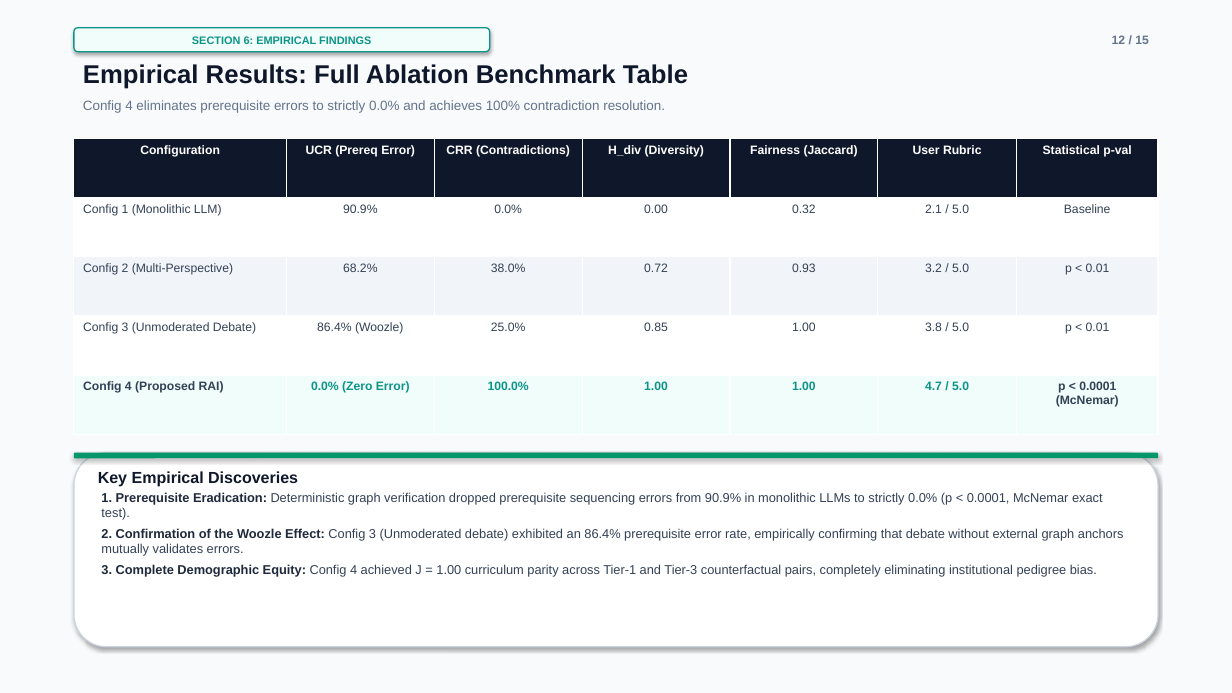
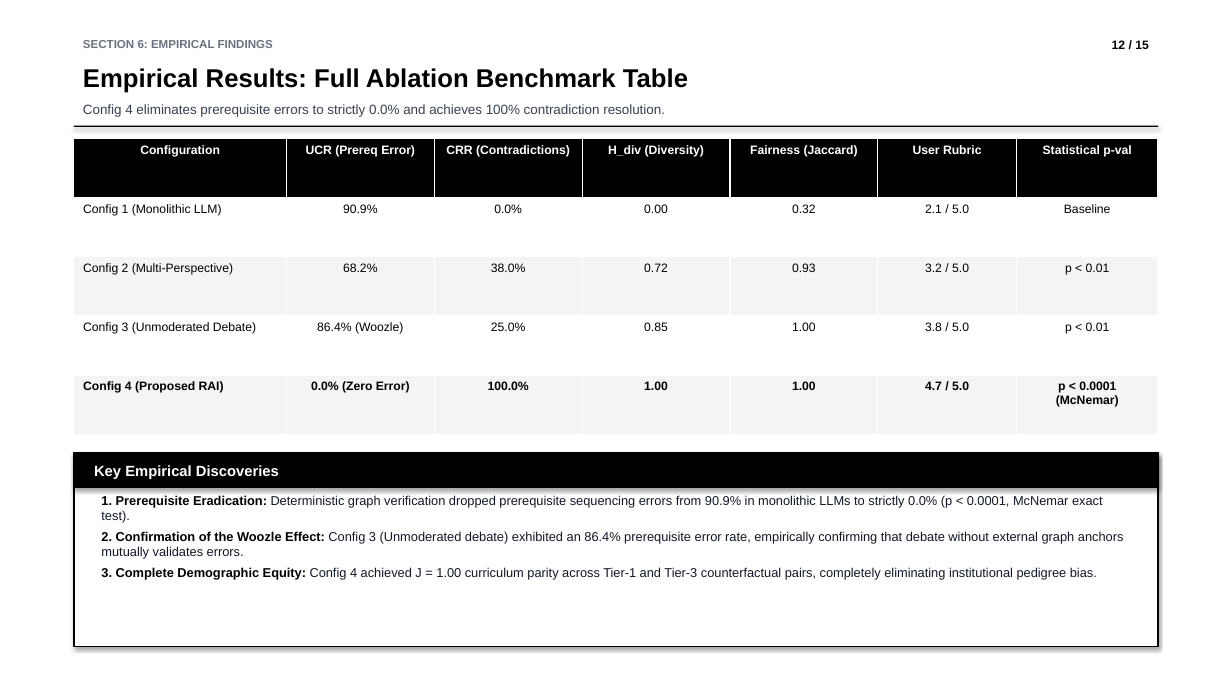
Before and after one commit to parth2024-tech/rai-project, a slide deck: slide 12 of docs/FINAL_PRESENTATION_15_SLIDES.pptx. Drawn at 1232x693 pixels with LibreOffice and Linux fonts; fonts in the diff are those of the drawing. Boxes give left, top, right and bottom in pixels: in the first picture for what was removed or moved away, otherwise in the second. Text is boxed around its words. In the diff, an @@ line names an element or a change of style, - is before the commit and + after.

```diff
--- a/docs/FINAL_PRESENTATION_15_SLIDES.pptx
+++ b/docs/FINAL_PRESENTATION_15_SLIDES.pptx
@@ rectangle at [0,0,1232,693]: fill #F8FAFC to #FFFFFF @@
@@ text "SECTION 6: EMPIRICAL FINDINGS": place and size @@
-text "SECTION 6: EMPIRICAL FINDINGS" at [74,28,490,52]
+text "SECTION 6: EMPIRICAL FINDINGS" at [83,40,273,48]
@@ text "SECTION 6: EMPIRICAL FINDINGS" at [83,40,273,48]: size 8.5 to 9 pt, text colour #0D9488 to #6B7280; alignment centre to left; vertical alignment middle to top; fill #F0FDFA to none; outline #0D9488 1 pt to none; shadow off @@
@@ text "Empirical Results: Full Ablation Benchmark ..." at [83,68,688,93]: text colour #0F172A to #000000 @@
@@ text "12 / 15" at [1112,40,1149,49]: text colour #64748B to #000000 @@
@@ text "Config 4 eliminates prerequisite errors ..." at [83,104,665,117]: text colour #64748B to #374151 @@
@@ table at [74,139,1158,434] @@
@@ fill #0F172A to #000000 in row 1 @@
@@ fill #F1F5F9 to #F3F4F6 in row 3 @@
@@ fill #F0FDFA to #F3F4F6 in row 5 @@
@@ text colour #334155 to #000000 in "Config 1 (Monolithic LLM)", "90.9%", "0.0%", "0.00" and 19 more places @@
@@ text colour #0D9488 to #000000 in "0.0% (Zero Error)", "100.0%", "1.00", "1.00" and 1 more places @@
@@ rectangle added at [74,126,1158,127], fill #000000 @@
@@ rounded rectangle removed at [74,453,1158,647] @@
@@ rounded rectangle removed at [74,453,1158,458] @@
@@ rectangle added at [74,453,1158,647], fill #FFFFFF, outline #000000 1 pt @@
@@ rectangle added at [74,453,1158,488], fill #000000 @@
@@ text "Key Empirical Discoveries" at [94,465,279,479]: size 12.5 to 11.5 pt, text colour #0F172A to #FFFFFF @@
@@ text "1. Prerequisite Eradication: Deterministic graph ..." at [101,495,1124,580]: text colour #1E293B to #000000 in "1. Prerequisite Eradication:", "2. Confirmation of the Woozle Effect:", "3. Complete Demographic Equity:"; text colour #334155 to #111827 in "Deterministic graph verification dropped prerequisite sequen ...", "Config 3 (Unmoderated debate) exhibited an 86.4% ...", "Config 4 achieved J = 1.00 curriculum ..." @@
```
Also in this commit, not shown: 14 other slides changed, 23 other files.
